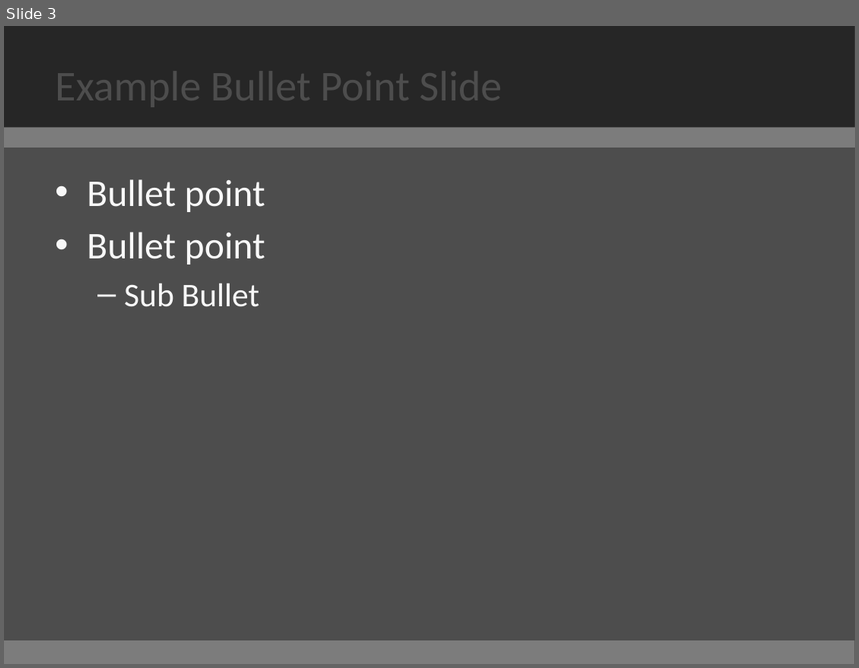
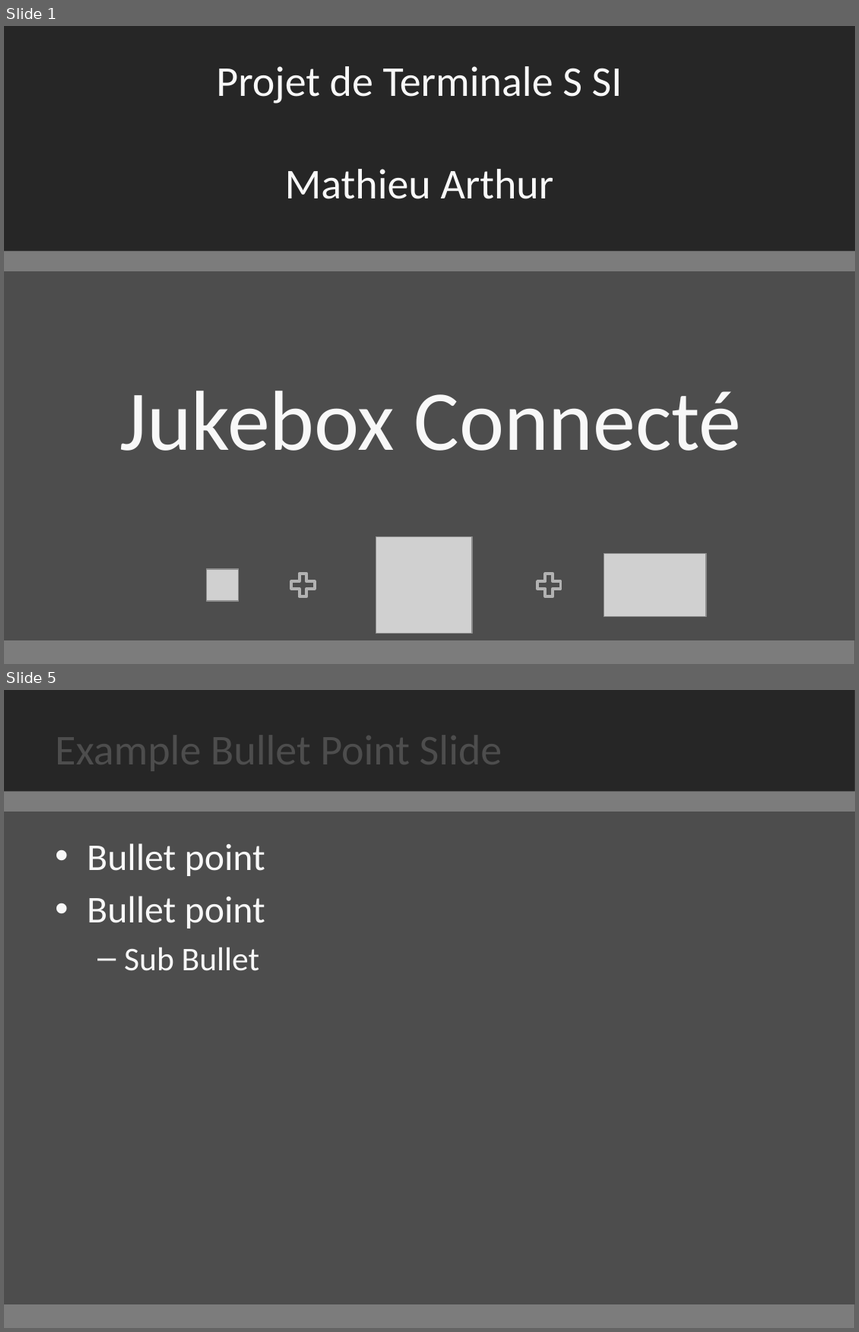
Before and after one commit to croweg/projet-mopidy-juke, a slide deck: presentation/template.pptx. Shown one above the other, each under a label of ours: slide 3 before the commit, slides 1 and 5 after it; the slides between them are not shown. The pictures are 859x668 and 859x1332 pixels, drawn with LibreOffice and Linux fonts; fonts in the diff are those of the drawing; grey boxes stand for pictures. Boxes give left, top, right and bottom in pixels: in the first picture for what was removed or moved away, otherwise in the second. Text is boxed around its words. In the diff, an @@ line names an element or a change of style, - is before the commit and + after.

```diff
--- a/presentation/template.pptx
+++ b/presentation/template.pptx
@@ slide 1 added at (4,26,855,664), background #4D4D4D; not listed: 1 template element that a slide beside it also shows @@
@@ rectangle added at (4,26,855,252), fill #262626 @@
@@ title added at (216,66,623,199), 36 pt, text #F8F8F8 @@
+Projet de Terminale S SI
+Mathieu Arthur
@@ rectangle added at (4,252,855,272), fill #7C7C7C @@
@@ subtitle added at (120,391,741,451), 72 pt, text #F8F8F8 @@
+Jukebox Connecté
@@ picture added at (376,537,472,634) @@
@@ picture added at (207,569,239,601) @@
@@ plus sign added at (287,570,319,601), outline #B2B2B2 2.5 pt @@
@@ plus sign added at (534,570,565,601), outline #B2B2B2 2.5 pt @@
@@ picture added at (604,553,706,617) @@
@@ what was slide 3 is now slide 5 @@
```
Also in this commit, not shown: 2 slides changed, 3 other slides added, 2 slides removed.
